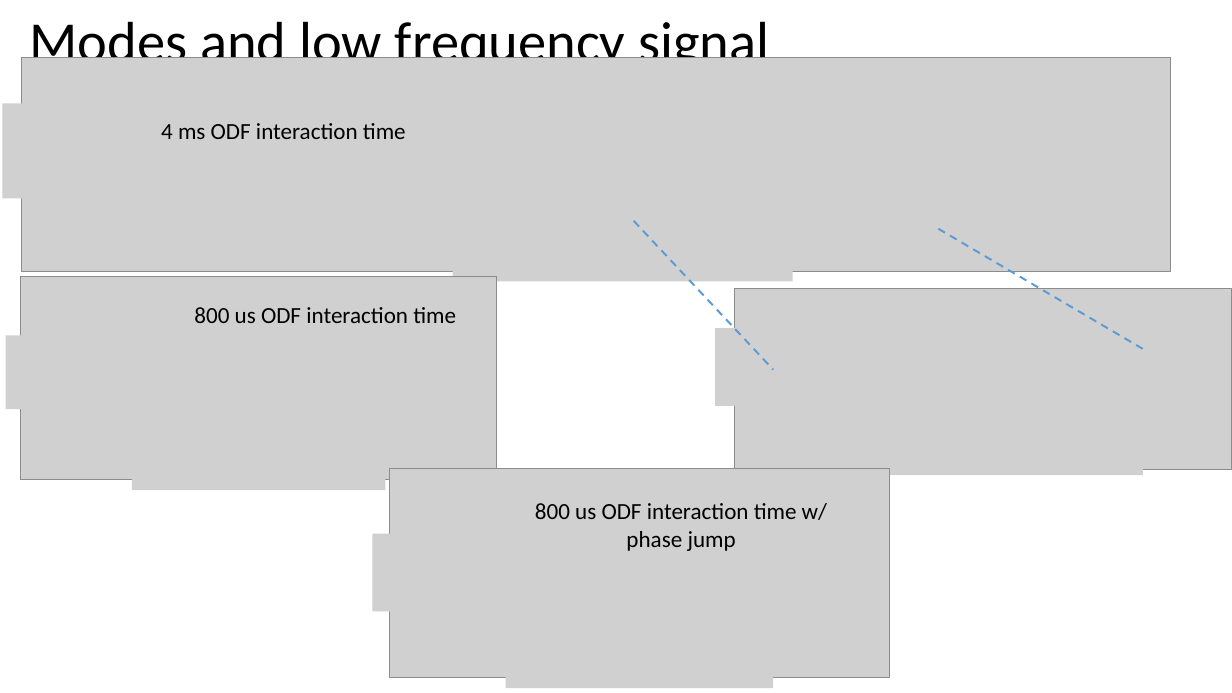
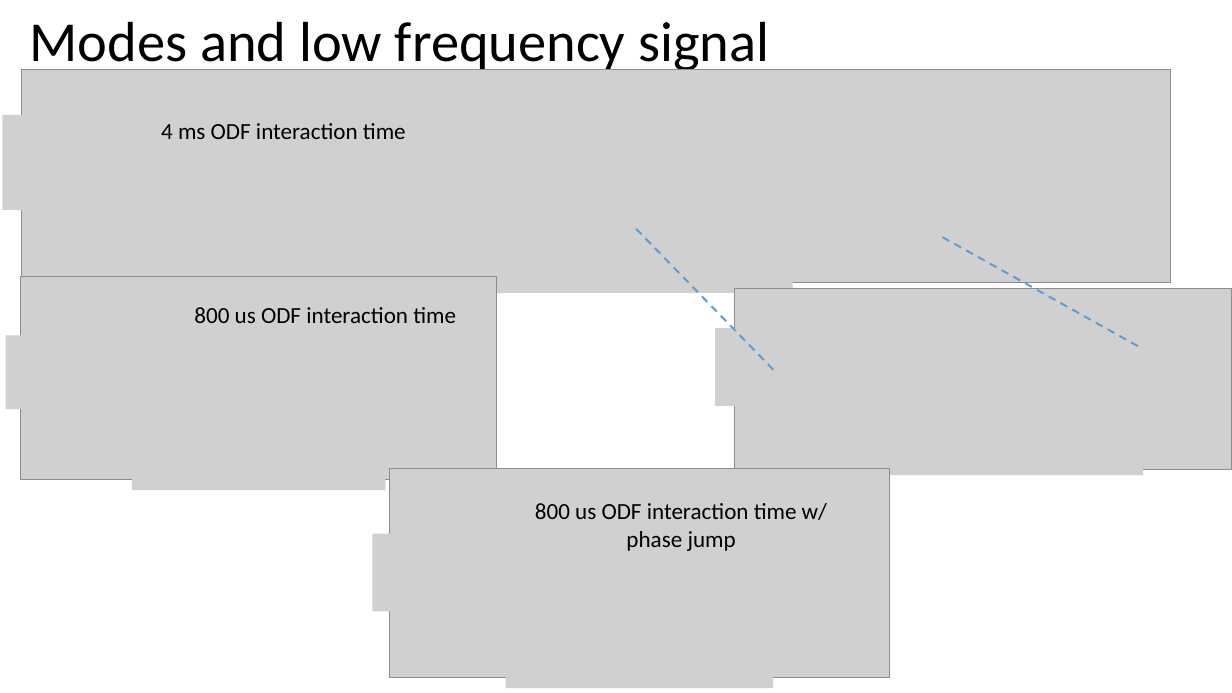
Before and after one commit to kgilmo/amplitude_sensing_paper, a slide deck: slide 4 of amplitude_sensing_penning.pptx. Drawn at 1232x693 pixels with LibreOffice and Linux fonts; fonts in the diff are those of the drawing; grey boxes stand for pictures. Boxes give left, top, right and bottom in pixels: in the first picture for what was removed or moved away, otherwise in the second. Text is boxed around its words. In the diff, an @@ line names an element or a change of style, - is before the commit and + after.

```diff
--- a/amplitude_sensing_penning.pptx
+++ b/amplitude_sensing_penning.pptx
@@ 3 pictures moved together from (x1=2, y1=58, x2=1171, y2=281) to (x1=2, y1=69, x2=1171, y2=293) @@
@@ line moved from (634, 221) - (774, 370) to (636, 229) - (774, 370) @@
@@ line moved from (939, 229) - (1143, 349) to (943, 238) - (1143, 349) @@
```
Also in this commit, not shown: 1 other slide changed.
